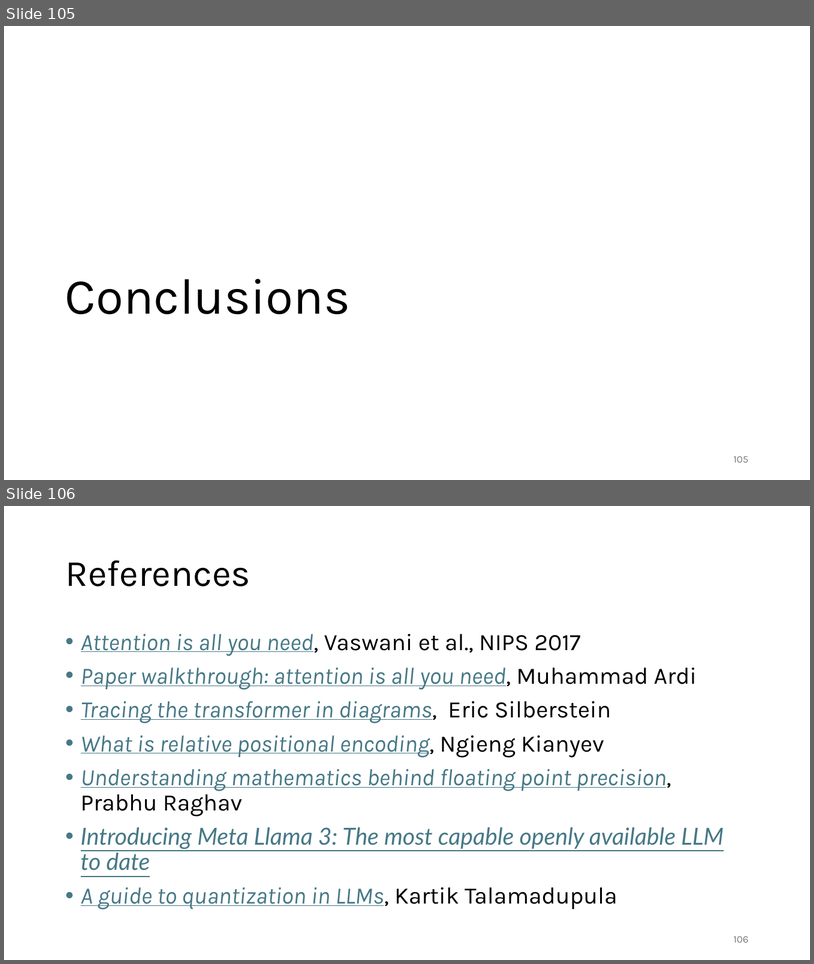
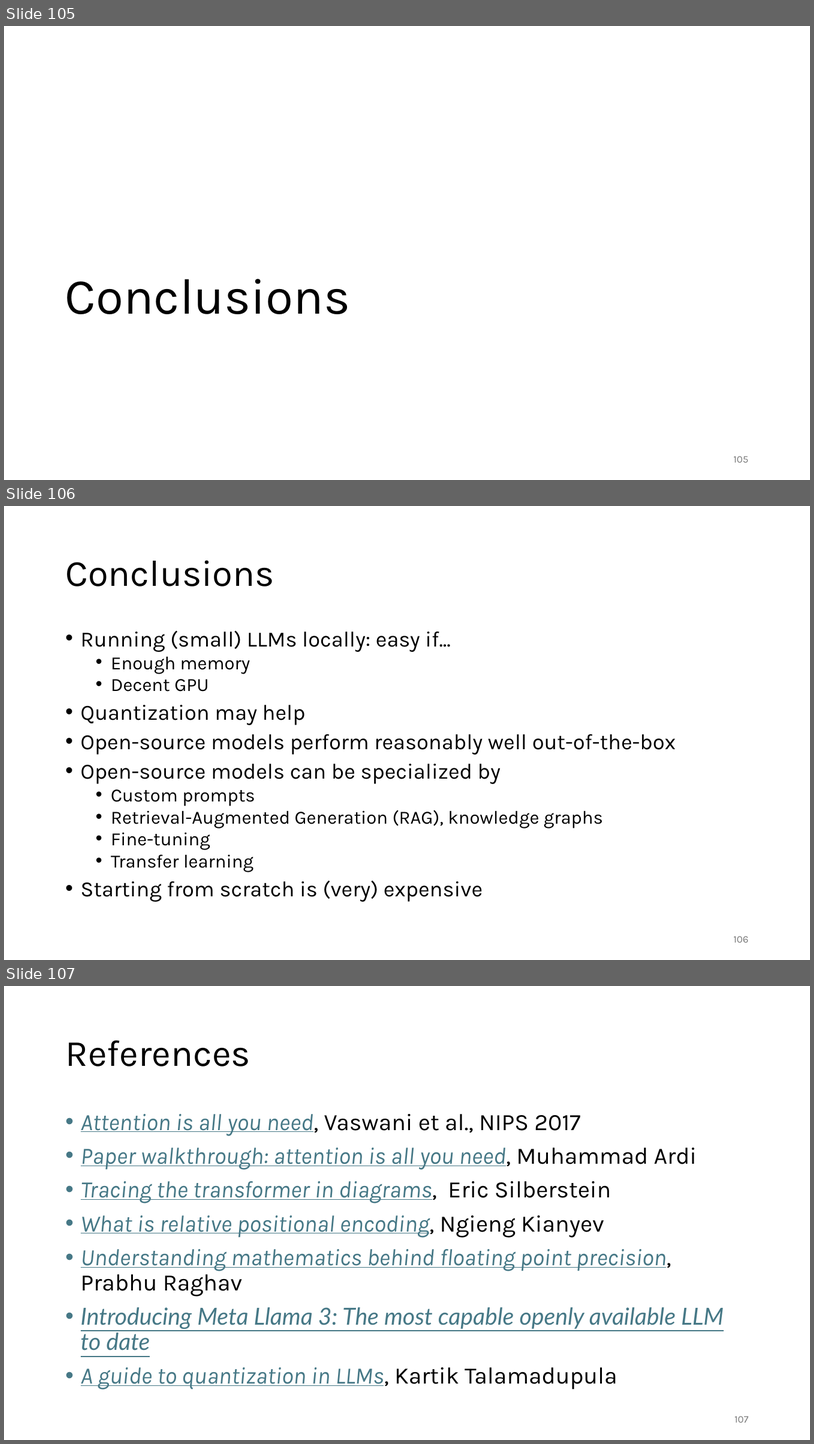
Before and after one commit to gjbex/Deploying-LLMs-locally, a slide deck: local_LLMs.pptx. Shown one above the other, each under a label of ours: slides 105 and 106 before the commit, slides 105, 106 and 107 after it. The pictures are 814x964 and 814x1444 pixels, drawn with LibreOffice and Linux fonts; fonts in the diff are those of the drawing. Boxes give left, top, right and bottom in pixels: in the first picture for what was removed or moved away, otherwise in the second. Text is boxed around its words. In the diff, an @@ line names an element or a change of style, - is before the commit and + after.

Commit message:
Add conclusion slide

```diff
--- a/local_LLMs.pptx
+++ b/local_LLMs.pptx
@@ slide 106 added at (4,506,810,960), background #FFFFFF @@
@@ title added at (65,560,275,586), 44 pt, text #000000 @@
+Conclusions
@@ text added at (81,631,676,901), 25.9 pt, text #000000 @@
+• Running (small) LLMs locally: easy if...
+  • Enough memory
+  • Decent GPU
+• Quantization may help
+• Open-source models perform reasonably well out-of-the-box
+• Open-source models can be specialized by
+  • Custom prompts
+  • Retrieval-Augmented Generation (RAG), knowledge graphs
+  • Fine-tuning
+  • Transfer learning
+• Starting from scratch is (very) expensive
@@ page number added at (734,936,749,942), 12 pt, text #797979 @@
+106
@@ what was slide 106 is now slide 107 @@
@@ page number at (735,1416,749,1422): text changed @@
-106
+107
```
Also in this commit, not shown: 2 slides changed.
